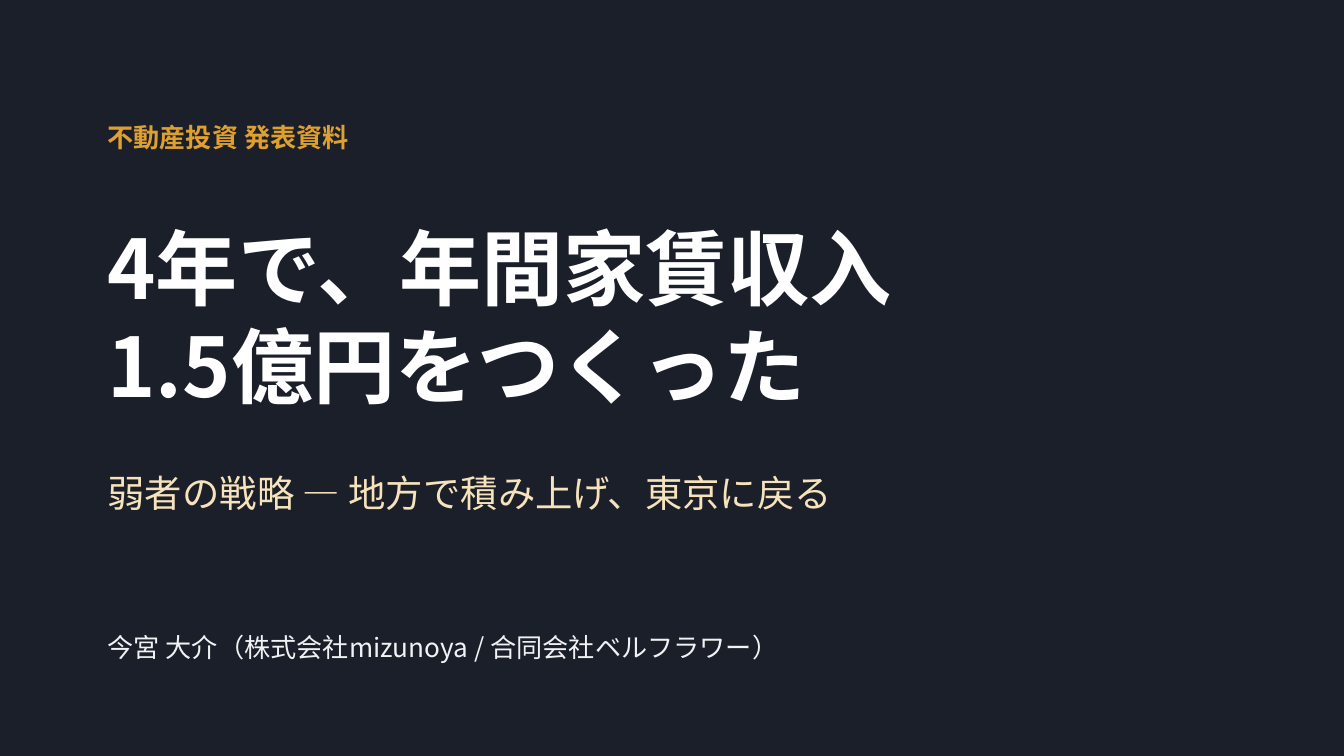
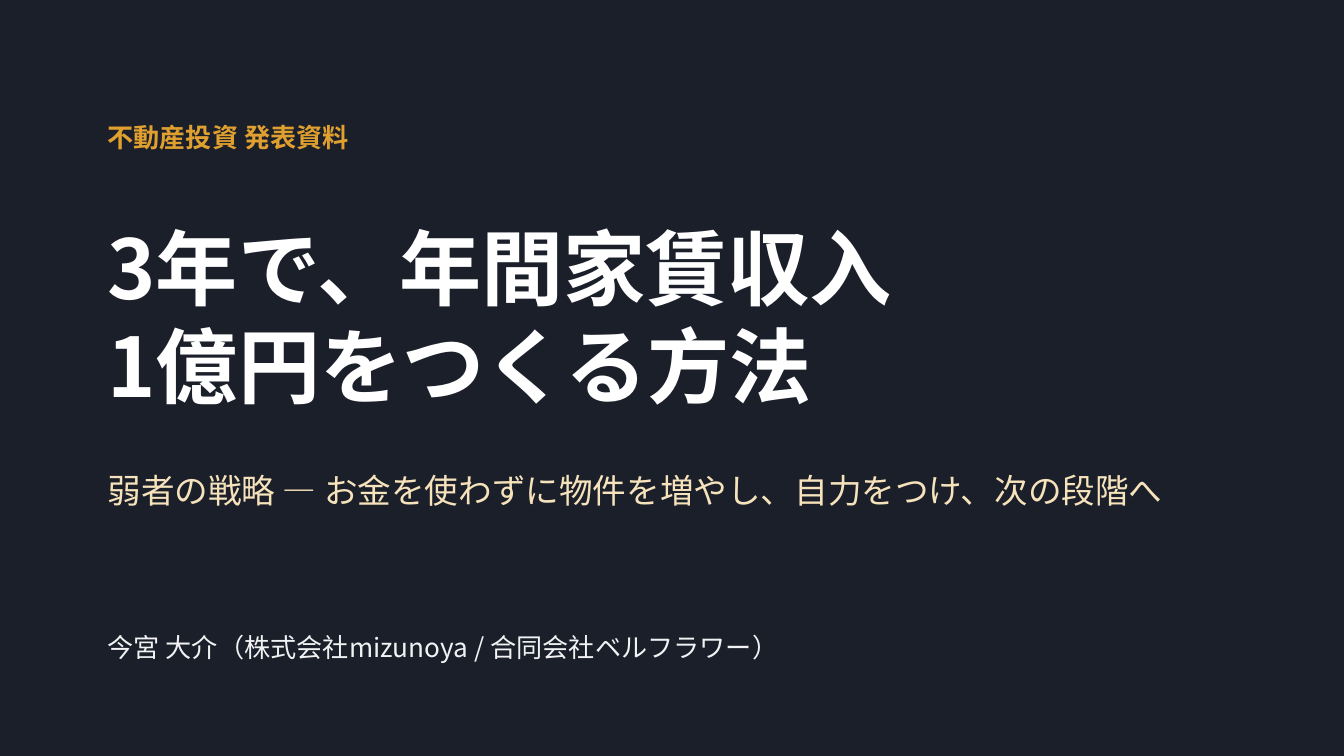
Before and after one commit to daisuke2009/avatars1, a slide deck: slide 1 of presentations/20261023_弱者の戦略_発表資料.pptx. Drawn at 1344x756 pixels with LibreOffice and Linux fonts; fonts in the diff are those of the drawing. Boxes give left, top, right and bottom in pixels: in the first picture for what was removed or moved away, otherwise in the second. Text is boxed around its words. In the diff, an @@ line names an element or a change of style, - is before the commit and + after.

```diff
--- a/presentations/20261023_弱者の戦略_発表資料.pptx
+++ b/presentations/20261023_弱者の戦略_発表資料.pptx
@@ text at (107, 228, 891, 405): text changed @@
-4年で、年間家賃収入
-1.5億円をつくった
+3年で、年間家賃収入
+1億円をつくる方法
@@ text at (107, 474, 1162, 506): text changed; size 20 to 18 pt @@
-弱者の戦略 ― 地方で積み上げ、東京に戻る
+弱者の戦略 ― お金を使わずに物件を増やし、自力をつけ、次の段階へ
```
Also in this commit, not shown: 13 other slides changed, 3 slides added, 9 slides removed.
